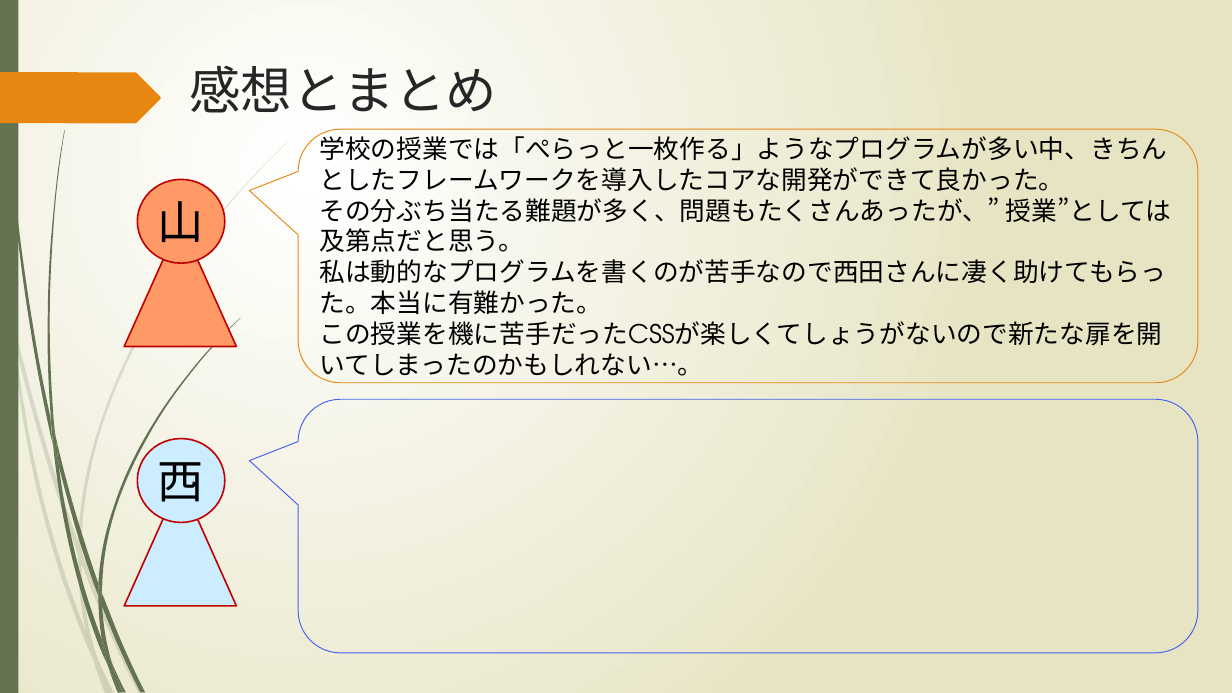
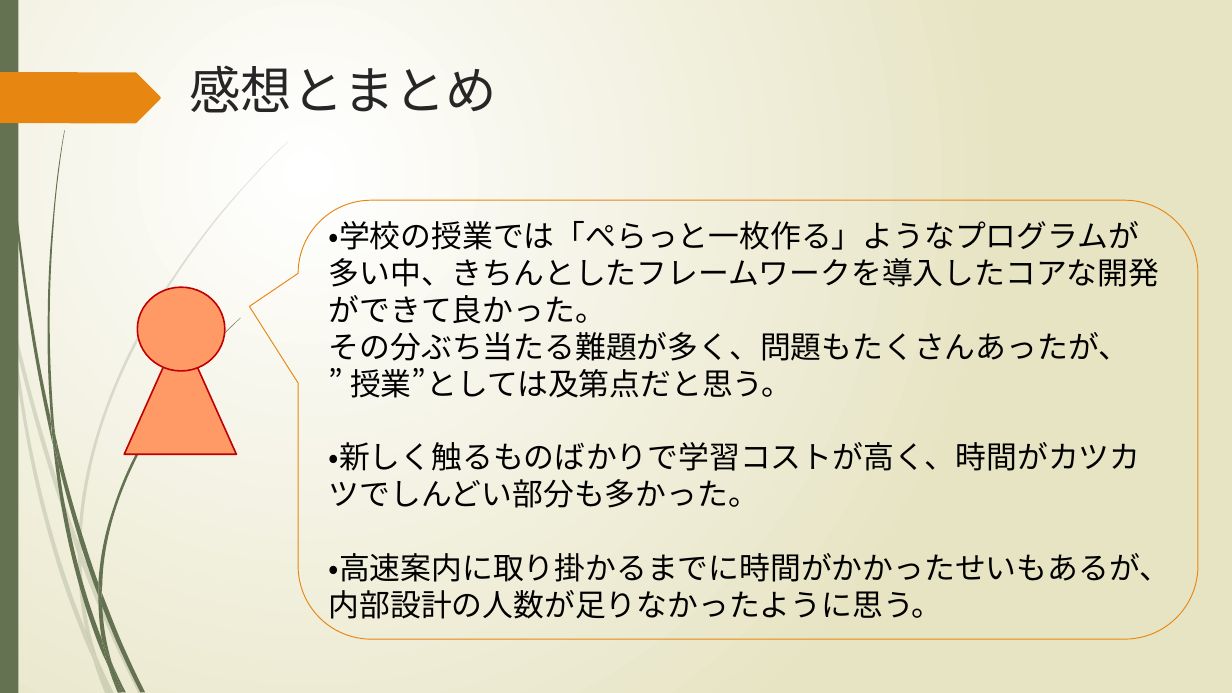
Before and after one commit to Iorin0124/KCGproject2, a slide deck: slide 9 of memo/高速案内.pptx. Drawn at 1232x693 pixels with LibreOffice and Linux fonts; fonts in the diff are those of the drawing. Boxes give left, top, right and bottom in pixels: in the first picture for what was removed or moved away, otherwise in the second. Text is boxed around its words. In the diff, an @@ line names an element or a change of style, - is before the commit and + after.

```diff
--- a/memo/高速案内.pptx
+++ b/memo/高速案内.pptx
@@ text removed at bbox=[158, 201, 204, 242] @@
-山
@@ rounded speech box "・学校の授業では「ぺらっと一枚作る」ようなプログラムが多い中、きちんとしたフレームワークを導入したコアな開発ができて良か ...": place and size @@
-rounded speech box "・学校の授業では「ぺらっと一枚作る」ようなプログラムが多い中、きちんとしたフレームワークを導入したコアな開発ができて良か ..." at bbox=[299, 129, 1199, 383]
+rounded speech box "・学校の授業では「ぺらっと一枚作る」ようなプログラムが多い中、きちんとしたフレームワークを導入したコアな開発ができて良か ..." at bbox=[299, 201, 1199, 640]
@@ text in rounded speech box at bbox=[329, 215, 1170, 619]: text changed; size 20 to 24 pt @@
-学校の授業では「ぺらっと一枚作る」ようなプログラムが多い中、きちんとしたフレームワークを導入したコアな開発ができて良かった。
-その分ぶち当たる難題が多く、問題もたくさんあったが、” 授業”としては及第点だと思う。
-私は動的なプログラムを書くのが苦手なので西田さんに凄く助けてもらった。本当に有難かった。
-この授業を機に苦手だったCSSが楽しくてしょうがないので新たな扉を開いてしまったのかもしれない…。
+・学校の授業では「ぺらっと一枚作る」ようなプログラムが多い中、きちんとしたフレームワークを導入したコアな開発ができて良かった。
+その分ぶち当たる難題が多く、問題もたくさんあったが、
+” 授業”としては及第点だと思う。
+・新しく触るものばかりで学習コストが高く、時間がカツカツでしんどい部分も多かった。
+・高速案内に取り掛かるまでに時間がかかったせいもあるが、
+内部設計の人数が足りなかったように思う。
@@ ellipse: place and size @@
-ellipse at bbox=[138, 179, 226, 263]
+ellipse at bbox=[138, 287, 226, 372]
@@ triangle: place and size @@
-triangle at bbox=[124, 221, 236, 347]
+triangle at bbox=[124, 329, 236, 455]
@@ rounded speech box removed at bbox=[299, 399, 1199, 653] @@
@@ ellipse removed at bbox=[138, 439, 226, 523] @@
@@ text removed at bbox=[158, 462, 204, 502] @@
-西
@@ triangle removed at bbox=[124, 481, 236, 606] @@
```
Also in this commit, not shown: 5 other slides changed.
